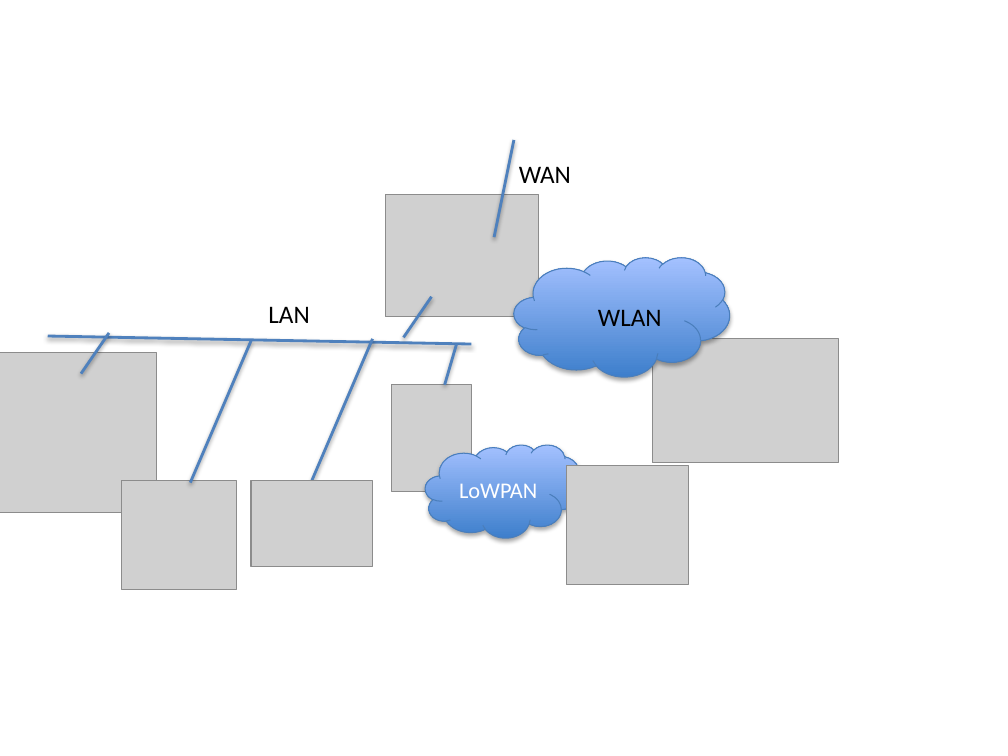
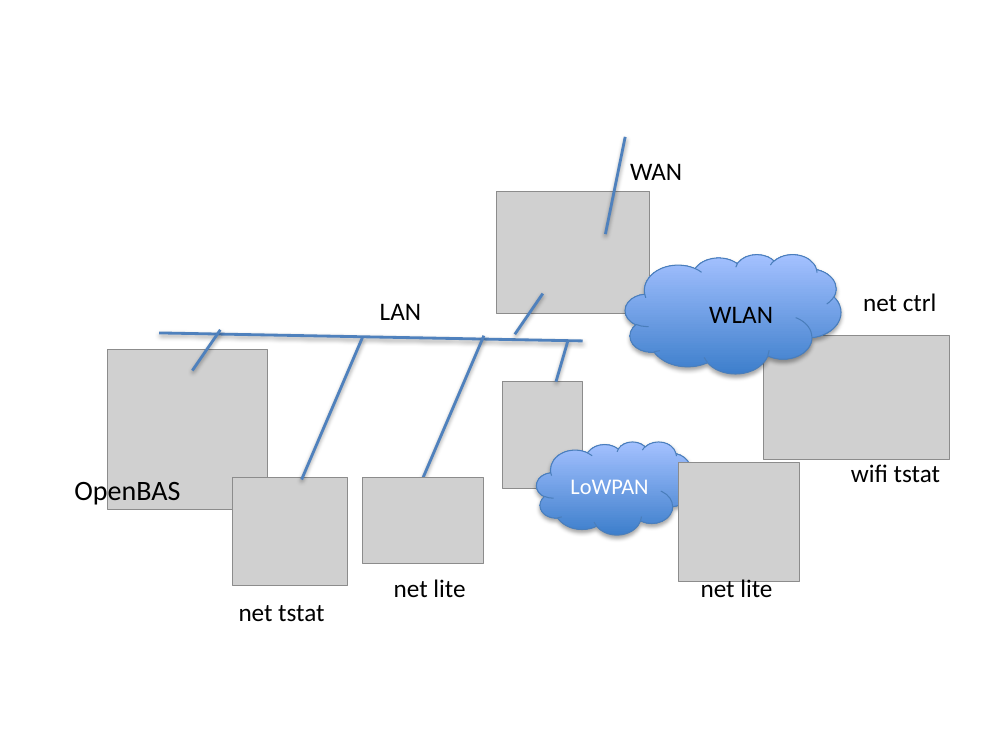
Before and after one commit to SoftwareDefinedBuildings/XBOS, a slide deck: slide 2 of introPics.pptx. Drawn at 1008x756 pixels with LibreOffice and Linux fonts; fonts in the diff are those of the drawing; grey boxes stand for pictures. Boxes give left, top, right and bottom in pixels: in the first picture for what was removed or moved away, otherwise in the second. Text is boxed around its words. In the diff, an @@ line names an element or a change of style, - is before the commit and + after.

```diff
--- a/introPics.pptx
+++ b/introPics.pptx
@@ text added at (863, 293, 937, 311), 18 pt, text #000000 @@
+net ctrl
@@ 7 pictures, 7 lines, 3 texts, 2 clouds: place and size @@
-7 pictures, 7 lines, 3 texts, 2 clouds at (0, 140, 839, 590)
+7 pictures, 7 lines, 3 texts, 2 clouds at (108, 137, 950, 587)
@@ text added at (74, 477, 180, 507), 20 pt, text #000000 @@
+OpenBAS
@@ text added at (851, 464, 940, 483), 18 pt, text #000000 @@
+wifi tstat
@@ text added at (394, 579, 465, 597), 18 pt, text #000000 @@
+net lite
@@ text added at (701, 577, 772, 597), 18 pt, text #000000 @@
+net lite
@@ text added at (239, 605, 324, 622), 18 pt, text #000000 @@
+net tstat
```
Also in this commit, not shown: 1 other slide changed, 1 other file.
